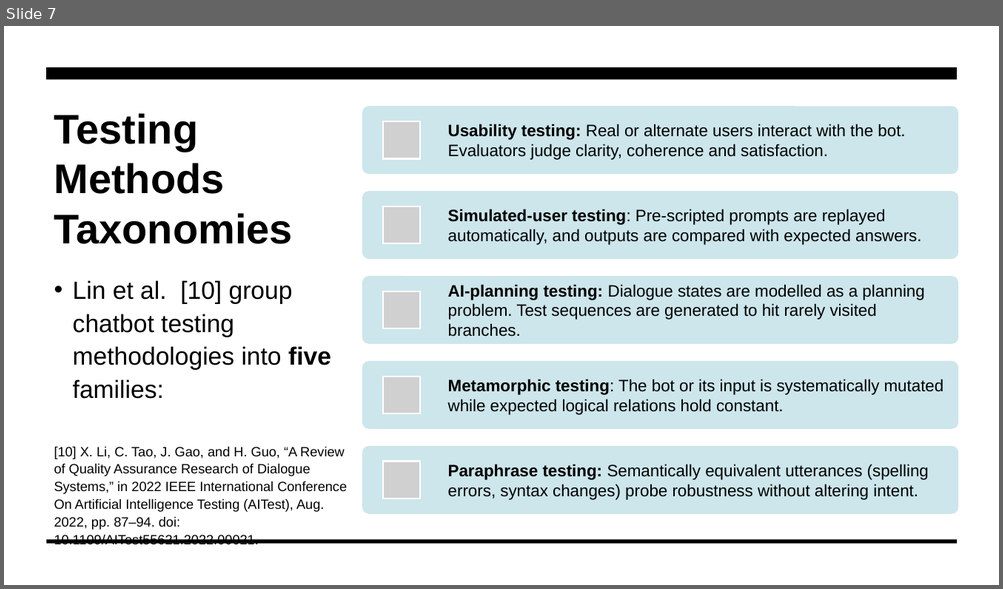
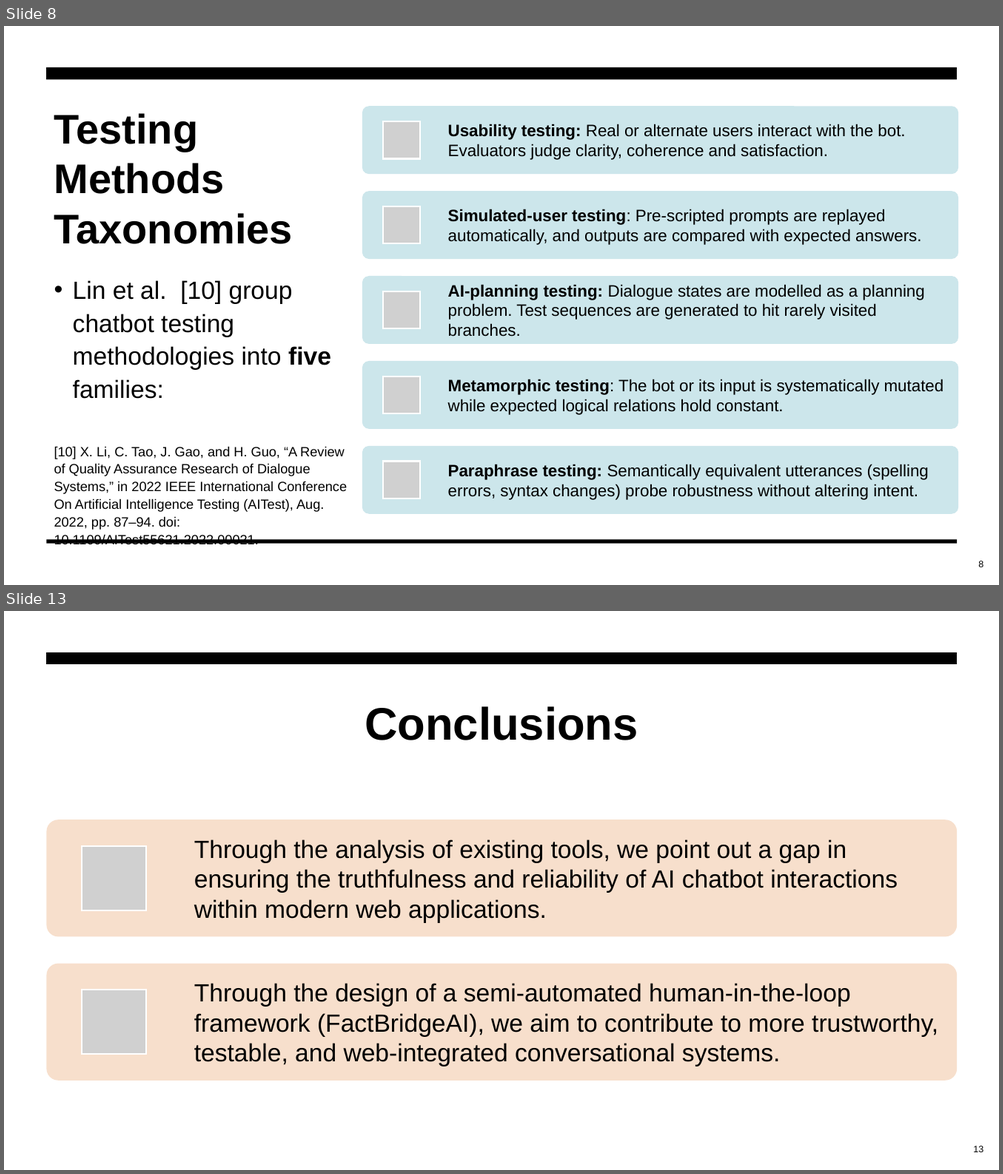
Before and after one commit to saffar4ever/webdev, a slide deck: review paper/Presentation.pptx. Shown one above the other, each under a label of ours: slide 7 before the commit, slides 8 and 13 after it; the slides between them are not shown. The pictures are 1003x589 and 1003x1174 pixels, drawn with LibreOffice and Linux fonts; fonts in the diff are those of the drawing; grey boxes stand for pictures. Boxes give left, top, right and bottom in pixels: in the first picture for what was removed or moved away, otherwise in the second. Text is boxed around its words. In the diff, an @@ line names an element or a change of style, - is before the commit and + after.

```diff
--- a/review paper/Presentation.pptx
+++ b/review paper/Presentation.pptx
@@ slide 13 added at box(4, 611, 999, 1170), background #FFFFFF @@
@@ freeform shape added at box(46, 652, 957, 665), fill #000000 @@
@@ title added at box(364, 706, 637, 741), 44 pt, text #000000, bold @@
+Conclusions
@@ group added at box(46, 820, 957, 1081): 2 rounded rectangles, 2 pictures, 2 texts @@
+Through the analysis of existing tools, we point out a gap in ensuring the truthfulness and reliability of AI chatbot interactions within modern web applications.
+Through the design of a semi-automated human-in-the-loop framework (FactBridgeAI), we aim to contribute to more trustworthy, testable, and web-integrated conversational systems.
@@ page number added at box(973, 1146, 983, 1153), 9 pt, text #000000 @@
+13
@@ what was slide 7 is now slide 8 @@
@@ slide 8 changed as well @@
@@ page number added at box(978, 561, 983, 568), 9 pt, text #000000 @@
+8
```
Also in this commit, not shown: 10 other slides changed, 2 other slides added, 1 other file.
